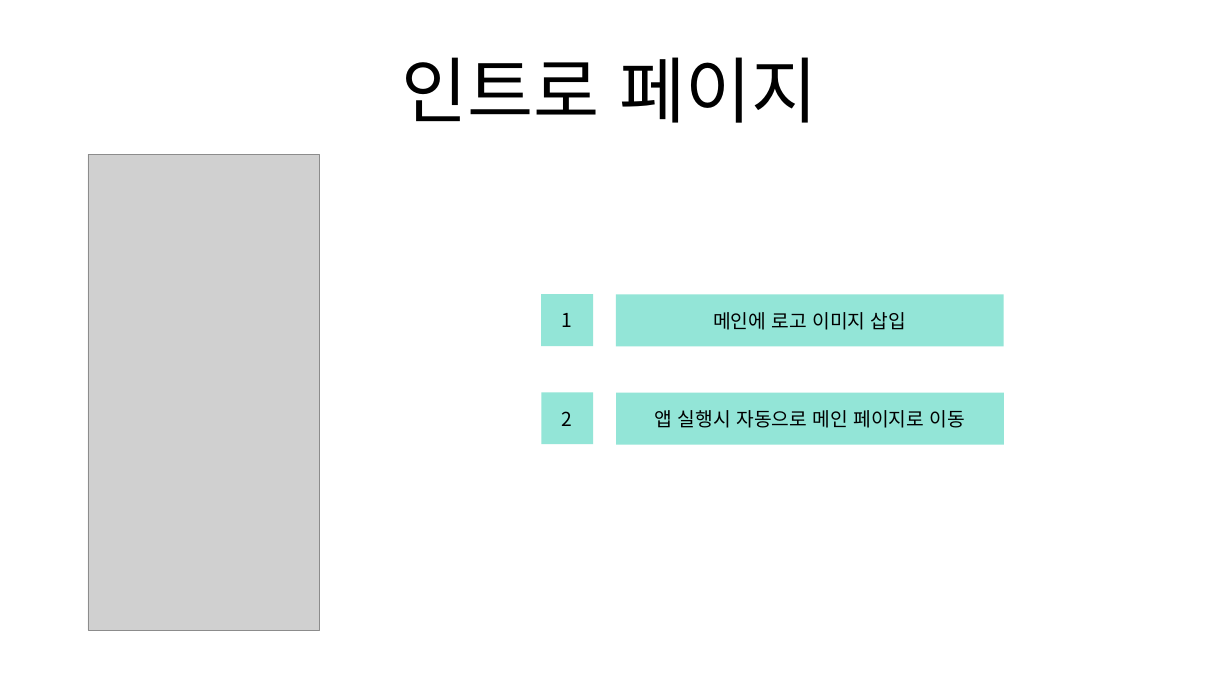
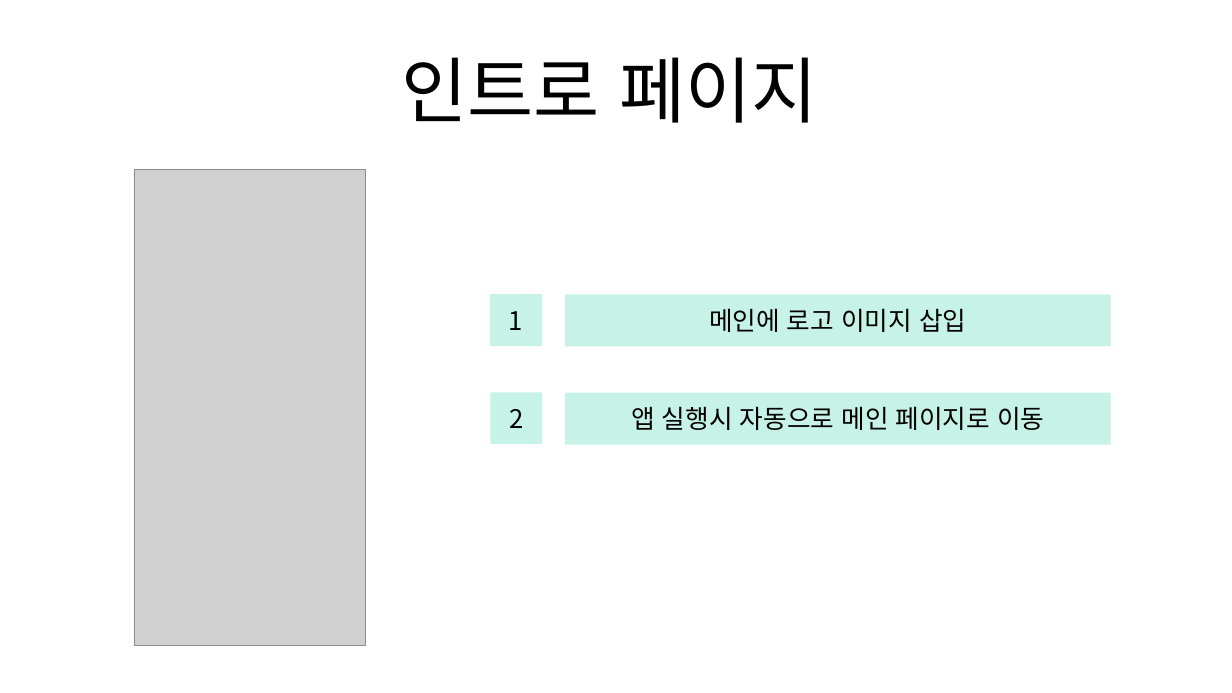
Before and after one commit to Team-Achi/Docs, a slide deck: slide 11 of 캡스톤디자인_5주차 발표자료_5조.pptx. Drawn at 1232x693 pixels with LibreOffice and Linux fonts; fonts in the diff are those of the drawing; grey boxes stand for pictures. Boxes give left, top, right and bottom in pixels: in the first picture for what was removed or moved away, otherwise in the second. Text is boxed around its words. In the diff, an @@ line names an element or a change of style, - is before the commit and + after.

```diff
--- a/캡스톤디자인_5주차 발표자료_5조.pptx
+++ b/캡스톤디자인_5주차 발표자료_5조.pptx
@@ picture moved from (x1=88, y1=154, x2=319, y2=630) to (x1=134, y1=170, x2=365, y2=645) @@
@@ rectangle "1" moved from (x1=541, y1=294, x2=593, y2=346) to (x1=490, y1=294, x2=542, y2=346) @@
@@ rectangle "메인에 로고 이미지 삽입" resized from (x1=616, y1=294, x2=1003, y2=346) to (x1=565, y1=294, x2=1111, y2=346) @@
@@ rectangle "2" moved from (x1=541, y1=392, x2=593, y2=444) to (x1=490, y1=392, x2=542, y2=444) @@
@@ size 30 to 40 pt; fill #93E5D7 to #C7F2E8 in 4 elements at (x1=490, y1=294, x2=542, y2=346), (x1=490, y1=392, x2=542, y2=444), (x1=565, y1=294, x2=1111, y2=346), (x1=565, y1=393, x2=1111, y2=444) @@
@@ rectangle "앱 실행시 자동으로 메인 페이지로 ..." resized from (x1=616, y1=393, x2=1004, y2=444) to (x1=565, y1=393, x2=1111, y2=444) @@
```
Also in this commit, not shown: 6 other slides changed.
